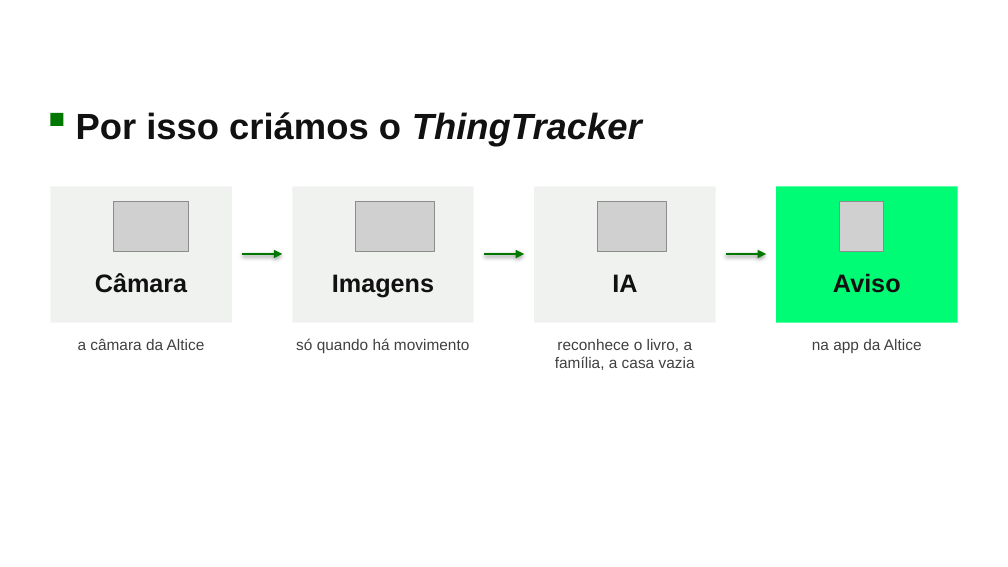
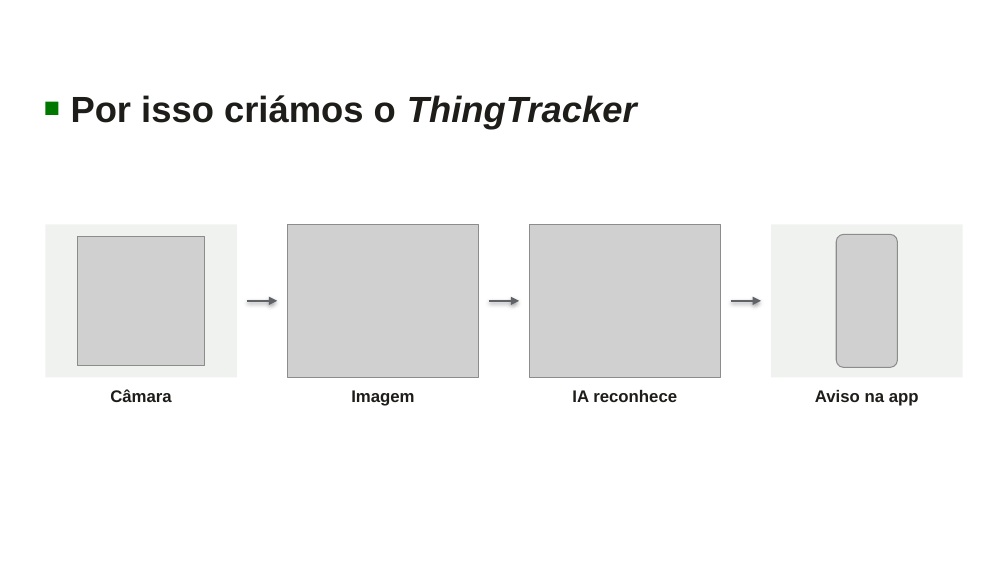
Before and after one commit to F1lipe01/hackathon-techweek, a slide deck: slide 3 of deliverables/deck/ThingTracker - Pitch 5 min.pptx (slide 4 before the commit). Drawn at 1008x567 pixels with LibreOffice and Linux fonts; fonts in the diff are those of the drawing; grey boxes stand for pictures; background and template pictures are left out. Boxes give left, top, right and bottom in pixels: in the first picture for what was removed or moved away, otherwise in the second. Text is boxed around its words. In the diff, an @@ line names an element or a change of style, - is before the commit and + after.

```diff
--- a/deliverables/deck/ThingTracker - Pitch 5 min.pptx
+++ b/deliverables/deck/ThingTracker - Pitch 5 min.pptx
@@ text "Por isso criámos o ThingTracker": place and size @@
-text "Por isso criámos o ThingTracker" at [76,112,642,146]
+text "Por isso criámos o ThingTracker" at [71,95,637,130]
@@ text "Por isso criámos o ThingTracker" at [71,95,637,130]: text colour #111111 to #1E1D1A; vertical alignment top to middle @@
@@ rectangle: place and size @@
-rectangle at [50,113,64,126]
+rectangle at [45,102,58,115]
@@ picture removed at [113,202,188,252] @@
@@ rectangle removed at [292,186,474,323] @@
@@ picture removed at [355,202,434,252] @@
@@ rectangle removed at [534,186,716,323] @@
@@ picture removed at [597,202,666,252] @@
@@ picture removed at [839,202,883,252] @@
@@ rectangle: place and size @@
-rectangle at [50,186,232,323]
+rectangle at [45,224,237,377]
@@ picture added at [78,237,204,366] @@
@@ picture added at [287,224,479,377] @@
@@ picture added at [529,224,721,377] @@
@@ rectangle: place and size @@
-rectangle at [776,186,958,323]
+rectangle at [771,224,963,377]
@@ rectangle at [771,224,963,377]: fill #00FC75 to #F0F2F0 @@
@@ picture added at [837,234,898,367] @@
@@ text removed at [332,274,434,297] @@
-Imagens
@@ text removed at [833,273,901,293] @@
-Aviso
@@ arrow moved from (242, 254) - (282, 254) to (247, 300) - (277, 300) @@
@@ arrow (247, 300) - (277, 300): stroke #007800 2 pt to #5F6368 1.5 pt @@
@@ arrow moved from (484, 254) - (524, 254) to (489, 300) - (519, 300) @@
@@ arrow (489, 300) - (519, 300): stroke #007800 2 pt to #5F6368 1.5 pt @@
@@ arrow moved from (726, 254) - (766, 254) to (731, 300) - (761, 300) @@
@@ arrow (731, 300) - (761, 300): stroke #007800 2 pt to #5F6368 1.5 pt @@
@@ text removed at [78,339,205,350] @@
-a câmara da Altice
@@ text removed at [296,338,469,353] @@
-só quando há movimento
@@ text removed at [555,339,695,370] @@
-reconhece o livro, a família, a casa vazia
@@ text "Câmara": place and size @@
-text "Câmara" at [95,273,187,293]
+text "Câmara" at [110,389,171,402]
@@ text "Câmara" at [110,389,171,402]: size 18 to 12 pt, text colour #111111 to #1E1D1A @@
@@ text added at [351,390,414,406], 12 pt, text #1E1D1A, bold @@
+Imagem
@@ text at [572,390,677,402]: text changed; size 18 to 12 pt; text colour #111111 to #1E1D1A @@
-IA
+IA reconhece
@@ text at [815,390,919,406]: text changed; size 11 to 12 pt; text colour #404040 to #1E1D1A; bold on @@
-na app da Altice
+Aviso na app
```
Also in this commit, not shown: 6 other slides changed, 1 slide added, 18 slides removed, 9 other files.
